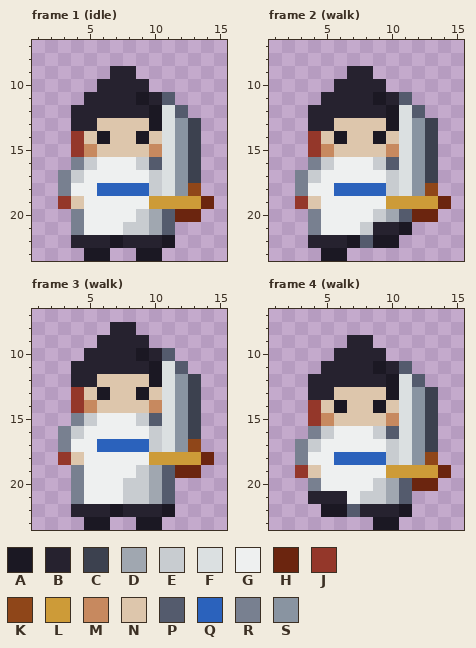
Pixel-art file: art/bodies/orthodox.aseprite. Above: the version before the commit.
16x24 pixels, 42 frames. Colours within 5 levels of each other are drawn and written as one. Shown: frame 1 (idle): x 1..15, y 7..23; frame 2 (walk): x 1..15, y 7..23; frame 3 (walk): x 1..15, y 7..23; frame 4 (walk): x 1..15, y 7..23. The commit also changed other frames, which this record leaves out.
Palette (. is transparent): A #1b1823  B #26222f  C #3c414f  D #a0a7b0  E #c8ccd0  F #dbe0e1  G #eef0f0  H #6b250f  J #94372a  K #8f4619  L #cd9b38  M #c7895f  N #ddc6ac  P #545b6d  Q #2b62bc  R #788090  S #8994a1
Pixels before, frame 1 (idle), first column x 3:
 9 ....BB......
10 ...BBBB.....
11 ..BBBBABP...
12 .BBBBBBAFP..
13 .BBNNNNAFSC.
14 .JNANNANFSC.
15 .JMNNNNMFSC.
16 .REGGGEPFSC.
17 REGGGGGEFSC.
18 RGGQQQQEFSK.
19 JNGGGGGLLLLH
20 .RGGGGEDPHH.
21 .RGGGEEDP...
22 .BBBABBBA...
23 ..AA..AA....
Pixels before, frame 2 (walk), first column x 3:
 9 ....BB......
10 ...BBBB.....
11 ..BBBBABP...
12 .BBBBBBAFP..
13 .BBNNNNAFSC.
14 .JNANNANFSC.
15 .JMNNNNMFSC.
16 .REGGGEPFSC.
17 REGGGGGEFSC.
18 RGGQQQQEFSK.
19 JNGGGGGLLLLH
20 .RGGGGEDPHH.
21 .RGGGEBBA...
22 .BBBAPAA....
23 ..AA........
Pixels before, frame 3 (walk), first column x 3:
 8 ....BB......
 9 ...BBBB.....
10 ..BBBBABP...
11 .BBBBBBAFP..
12 .BBNNNNAFSC.
13 .JNANNANFSC.
14 .JMNNNNMFSC.
15 .REGGGEPFSC.
16 REGGGGGEFSC.
17 RGGQQQQEFSK.
18 JNGGGGGLLLLH
19 .RGGGGEDPHH.
20 .RGGGEEDP...
21 .RGGGEEDP...
22 .BBBABBBA...
23 ..AA..AA....
Pixels before, frame 4 (walk), first column x 3:
 9 ....BB......
10 ...BBBB.....
11 ..BBBBABP...
12 .BBBBBBAFP..
13 .BBNNNNAFSC.
14 .JNANNANFSC.
15 .JMNNNNMFSC.
16 .REGGGEPFSC.
17 REGGGGGEFSC.
18 RGGQQQQEFSK.
19 JNGGGGGLLLLH
20 .RGGGGEDPHH.
21 .BBBGEEDP...
22 ..AAPBBBA...
23 ......AA....
New version:
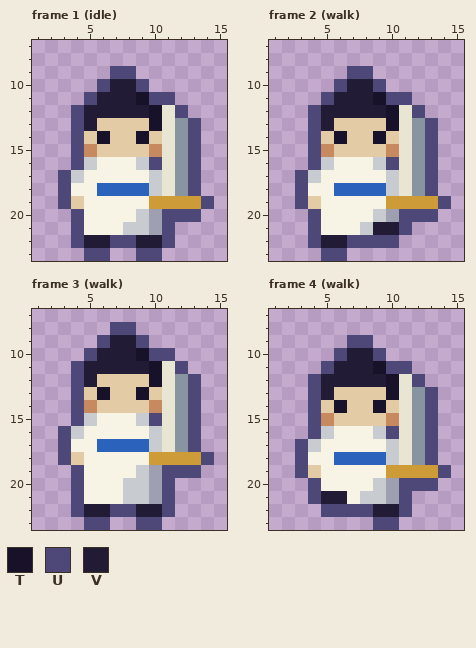
Colours new in this view: T #171229  U #4d4878  V #221b35
The edit:
colour D: #a0a7b0 -> #9ea0b2
colour F: #dbe0e1 -> #e9e5d3
colour G: #eef0f0 -> #f7f4e6
colour N: #ddc6ac -> #e3cba6
Frame 1 (idle):
y 9: x 7..8 BB -> UU
y 10: x 6..9 BBBB -> UVVU
y 11: x 5..11 BBBBABP -> UVVVTUU
y 12: x 4..10 BBBBBBA -> UVVVVVT; x 12 P -> U
y 13: x 4..5 BB -> UV; x 10 A -> T; x 13 C -> U
y 14: x 4 J -> U; x 6 A -> T; x 9 A -> T; x 13 C -> U
y 15: x 4 J -> U; x 13 C -> U
y 16: x 4 R -> U; x 10 P -> U; x 13 C -> U
y 17: x 3 R -> U; x 13 C -> U
y 18: x 3 R -> U; x 13 K -> U
y 19: x 3 J -> U; x 14 H -> U
y 20: x 4 R -> U; x 11..13 PHH -> UUU
y 21: x 4 R -> U; x 11 P -> U
y 22: x 4..11 BBBABBBA -> UVVUUVVU
y 23: x 5..6 AA -> UU; x 9..10 AA -> UU
Frame 2 (walk):
y 9: x 7..8 BB -> UU
y 10: x 6..9 BBBB -> UVVU
y 11: x 5..11 BBBBABP -> UVVVTUU
y 12: x 4..10 BBBBBBA -> UVVVVVT; x 12 P -> U
y 13: x 4..5 BB -> UV; x 10 A -> T; x 13 C -> U
y 14: x 4 J -> U; x 6 A -> T; x 9 A -> T; x 13 C -> U
y 15: x 4 J -> U; x 13 C -> U
y 16: x 4 R -> U; x 10 P -> U; x 13 C -> U
y 17: x 3 R -> U; x 13 C -> U
y 18: x 3 R -> U; x 13 K -> U
y 19: x 3 J -> U; x 14 H -> U
y 20: x 4 R -> U; x 11..13 PHH -> UUU
y 21: x 4 R -> U; x 9..11 BBA -> VVU
y 22: x 4..10 BBBAPAA -> UVVUUUU
y 23: x 5..6 AA -> UU
Frame 3 (walk):
y 8: x 7..8 BB -> UU
y 9: x 6..9 BBBB -> UVVU
y 10: x 5..11 BBBBABP -> UVVVTUU
y 11: x 4..10 BBBBBBA -> UVVVVVT; x 12 P -> U
y 12: x 4..5 BB -> UV; x 10 A -> T; x 13 C -> U
y 13: x 4 J -> U; x 6 A -> T; x 9 A -> T; x 13 C -> U
y 14: x 4 J -> U; x 13 C -> U
y 15: x 4 R -> U; x 10 P -> U; x 13 C -> U
y 16: x 3 R -> U; x 13 C -> U
y 17: x 3 R -> U; x 13 K -> U
y 18: x 3 J -> U; x 14 H -> U
y 19: x 4 R -> U; x 11..13 PHH -> UUU
y 20..21: x 4 R -> U; x 11 P -> U
y 22: x 4..11 BBBABBBA -> UVVUUVVU
y 23: x 5..6 AA -> UU; x 9..10 AA -> UU
Frame 4 (walk):
y 9: x 7..8 BB -> UU
y 10: x 6..9 BBBB -> UVVU
y 11: x 5..11 BBBBABP -> UVVVTUU
y 12: x 4..10 BBBBBBA -> UVVVVVT; x 12 P -> U
y 13: x 4..5 BB -> UV; x 10 A -> T; x 13 C -> U
y 14: x 4 J -> U; x 6 A -> T; x 9 A -> T; x 13 C -> U
y 15: x 4 J -> U; x 13 C -> U
y 16: x 4 R -> U; x 10 P -> U; x 13 C -> U
y 17: x 3 R -> U; x 13 C -> U
y 18: x 3 R -> U; x 13 K -> U
y 19: x 3 J -> U; x 14 H -> U
y 20: x 4 R -> U; x 11..13 PHH -> UUU
y 21: x 4..6 BBB -> UVV; x 11 P -> U
y 22: x 5..11 AAPBBBA -> UUUUVVU
y 23: x 9..10 AA -> UU
Changed places in both pictures, as pixel boxes (x1, y1, x2, y2):
changed: (58, 66, 214, 261)
changed: (295, 66, 451, 261)
changed: (58, 322, 214, 530)
changed: (295, 335, 451, 530)
